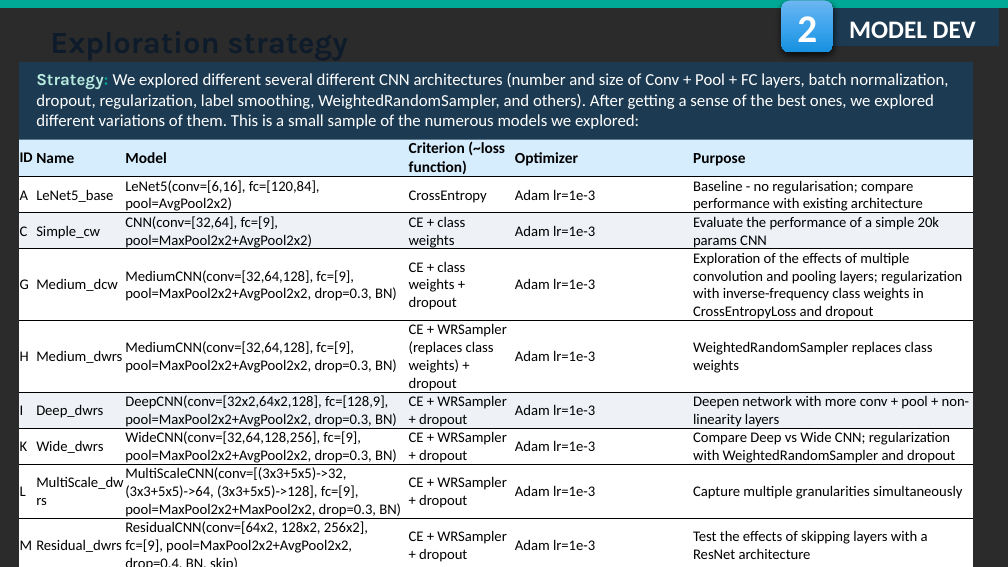
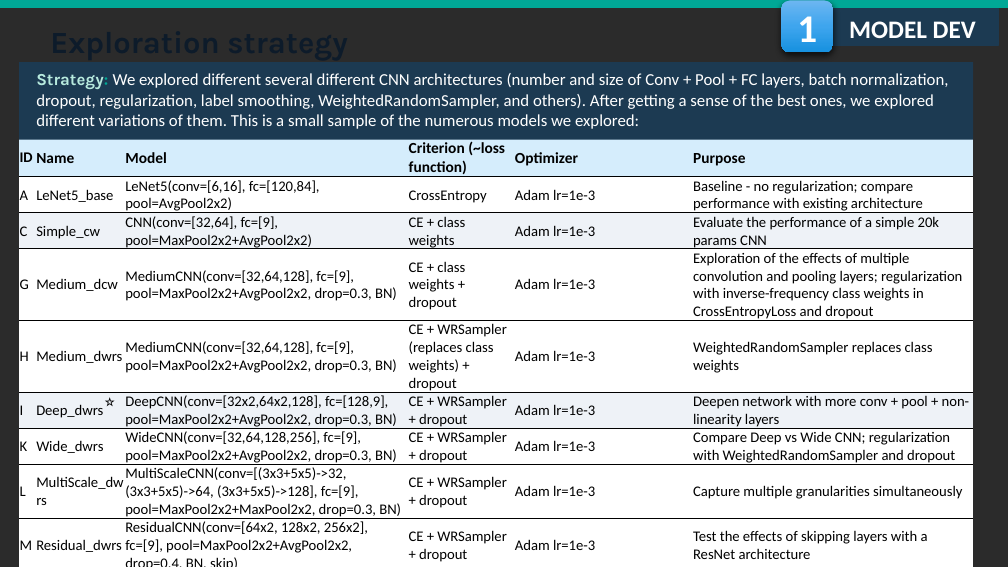
Before and after one commit to fmssilva/DL_Proj, a slide deck: slide 4 of assignment_1/task2/Task2_report.pptx (slide 11 before the commit). Drawn at 1008x567 pixels with LibreOffice and Linux fonts; fonts in the diff are those of the drawing; background and template pictures are left out; a plain dark background stands for a picture behind light text. Boxes give left, top, right and bottom in pixels: in the first picture for what was removed or moved away, otherwise in the second. Text is boxed around its words. In the diff, an @@ line names an element or a change of style, - is before the commit and + after.

```diff
--- a/assignment_1/task2/Task2_report.pptx
+++ b/assignment_1/task2/Task2_report.pptx
@@ text in rounded rectangle at bbox=[797, 16, 817, 52]: text changed @@
-2
+1
@@ table at bbox=[19, 138, 974, 566] @@
-row 2, column 6: Baseline - no regularisation; compare performance with existing architecture
+row 2, column 6: Baseline - no regularization; compare performance with existing architecture
@@ text added at bbox=[94, 386, 130, 416], 12 pt, text #000000 @@
+⭐
```
Also in this commit, not shown: 21 other slides changed, 4 slides added, 7 slides removed.
